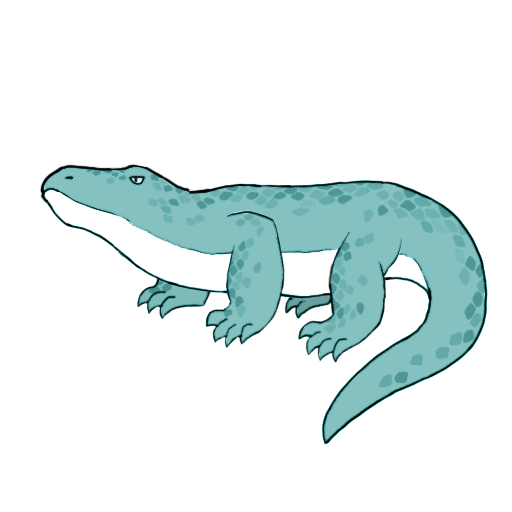
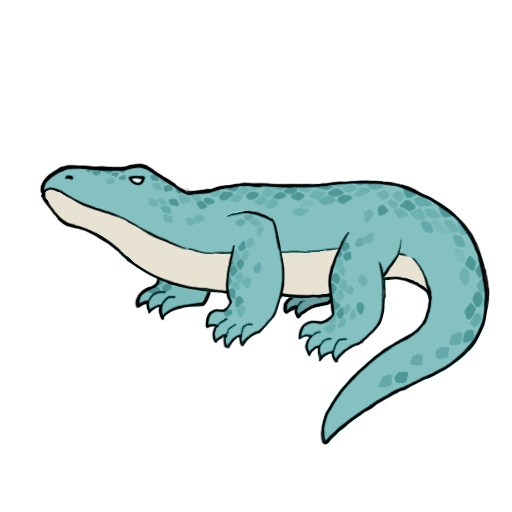
The second w=512, h=512 image is a revision of the first. Changes to its layers:
painted on "레이어 10" over (40, 163, 192, 252)
painted on "레이어 11" over (205, 210, 285, 349)
painted on "레이어 14" over (298, 231, 402, 363)
painted on "레이어 15" over (320, 183, 490, 445)
painted on "레이어 17" over (108, 180, 438, 299)
painted on "레이어 13" over (282, 276, 334, 319)
painted on "레이어 12" over (134, 262, 213, 321)
